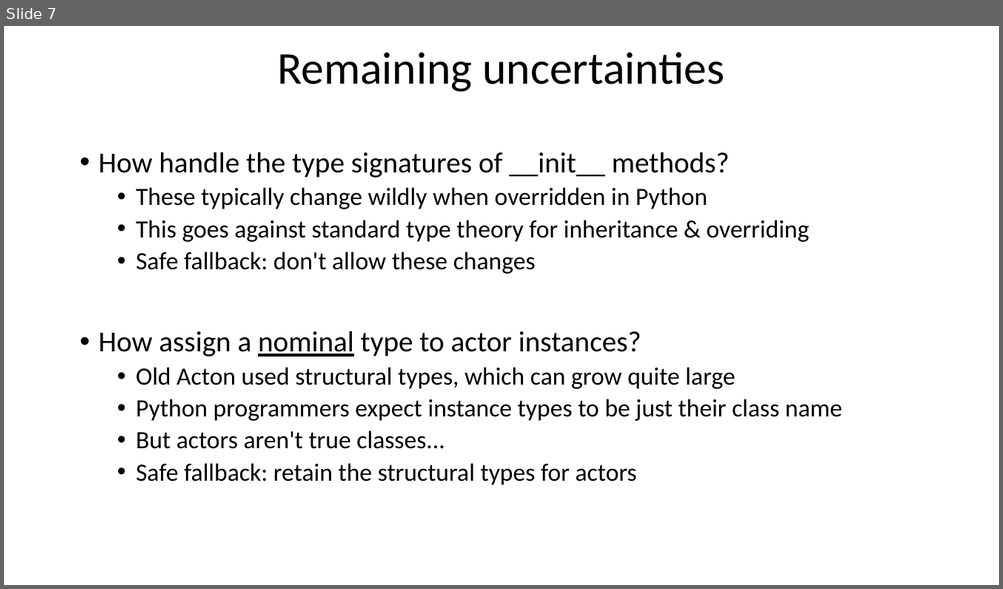
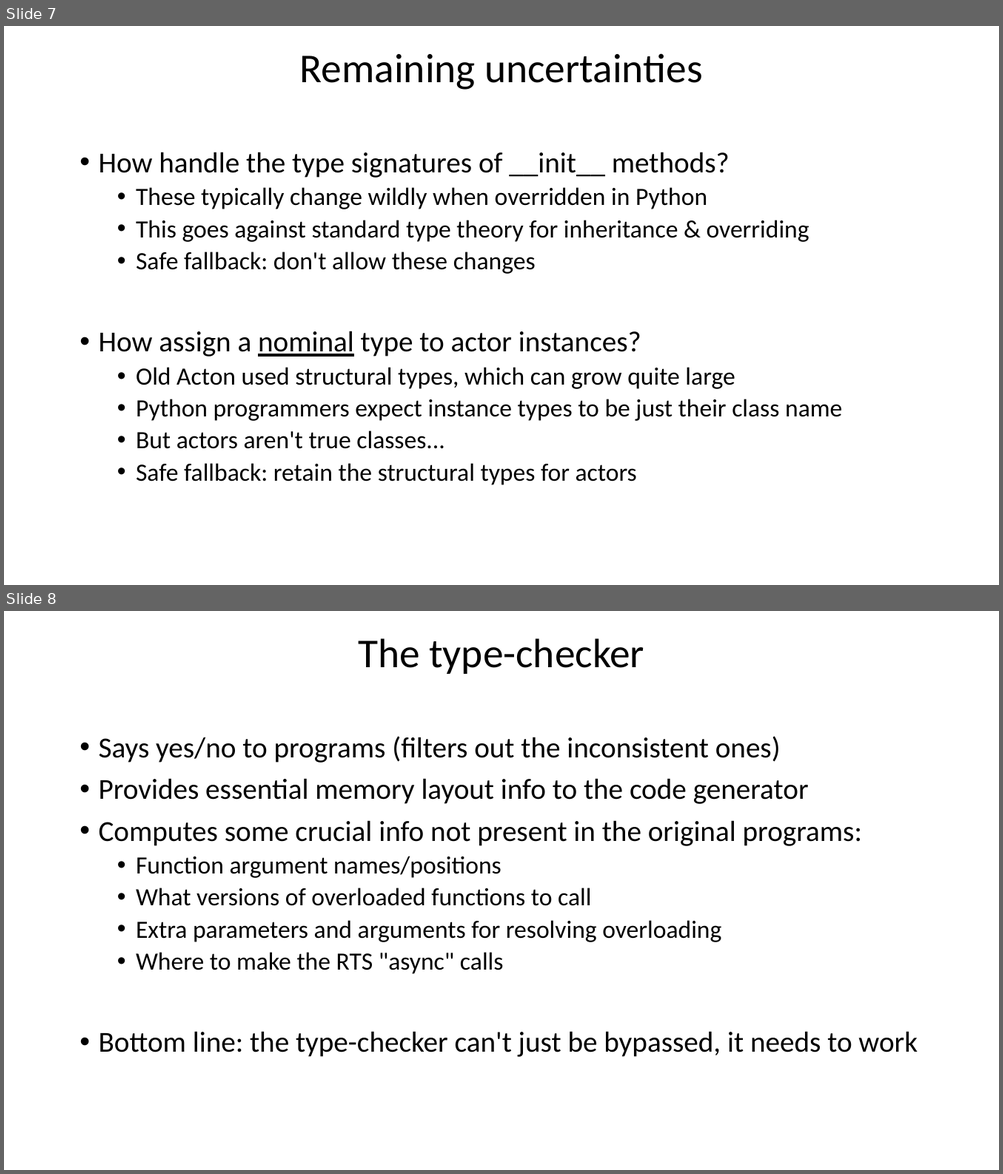
Before and after one commit to actonlang/acton, a slide deck: ActonCompiler.pptx. Shown one above the other, each under a label of ours: slide 7 before the commit, slides 7 and 8 after it. The pictures are 1003x589 and 1003x1174 pixels, drawn with LibreOffice and Linux fonts; fonts in the diff are those of the drawing. Boxes give left, top, right and bottom in pixels: in the first picture for what was removed or moved away, otherwise in the second. Text is boxed around its words. In the diff, an @@ line names an element or a change of style, - is before the commit and + after.

```diff
--- a/ActonCompiler.pptx
+++ b/ActonCompiler.pptx
@@ slide 8 added at (x1=4, y1=611, x2=999, y2=1170), background #FFFFFF @@
@@ title added at (x1=358, y1=638, x2=644, y2=674), 39.6 pt, text #000000 @@
+The type-checker
@@ text added at (x1=99, y1=736, x2=917, y2=1057), 28 pt, text #000000 @@
+• Says yes/no to programs (filters out the inconsistent ones)
+• Provides essential memory layout info to the code generator
+• Computes some crucial info not present in the original programs:
+  • Function argument names/positions
+  • What versions of overloaded functions to call
+  • Extra parameters and arguments for resolving overloading
+  • Where to make the RTS "async" calls
+• Bottom line: the type-checker can't just be bypassed, it needs to work
@@ slide 7 changed as well @@
@@ title "Remaining uncertainties" at (x1=300, y1=53, x2=702, y2=90): size 44 to 39.6 pt @@
```
Also in this commit, not shown: 6 other slides changed, 8 other slides added.
